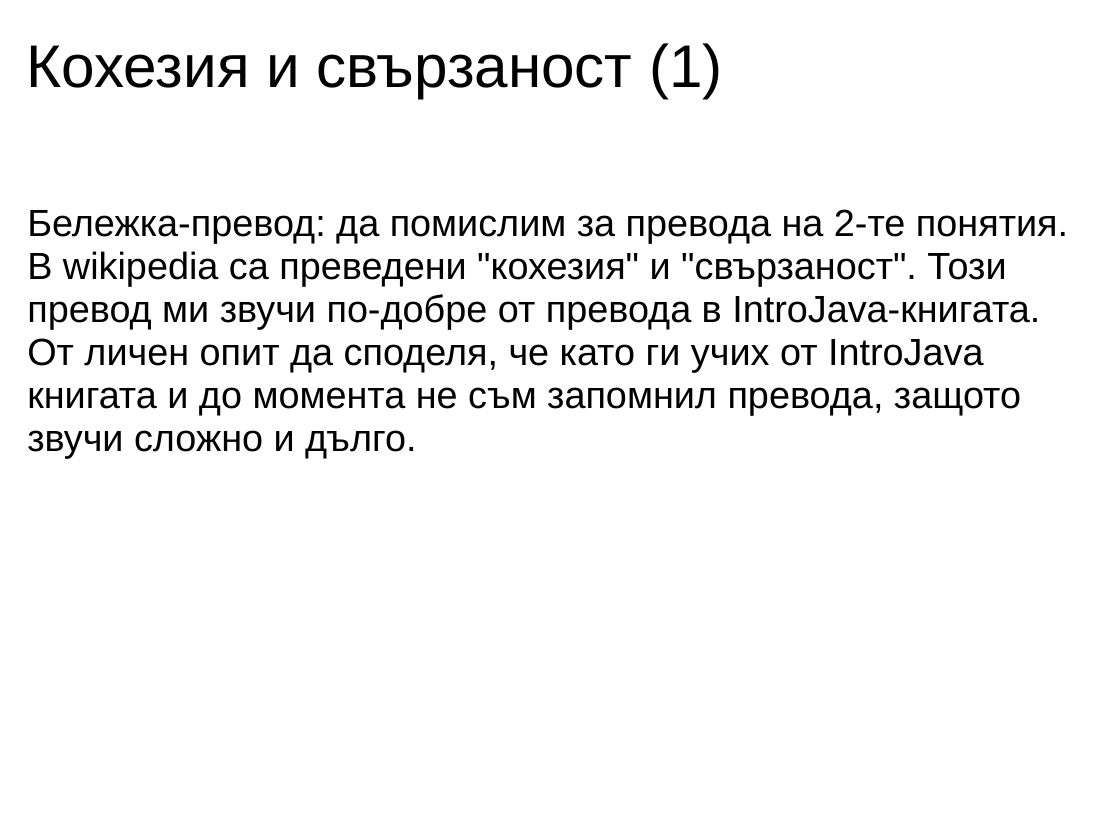
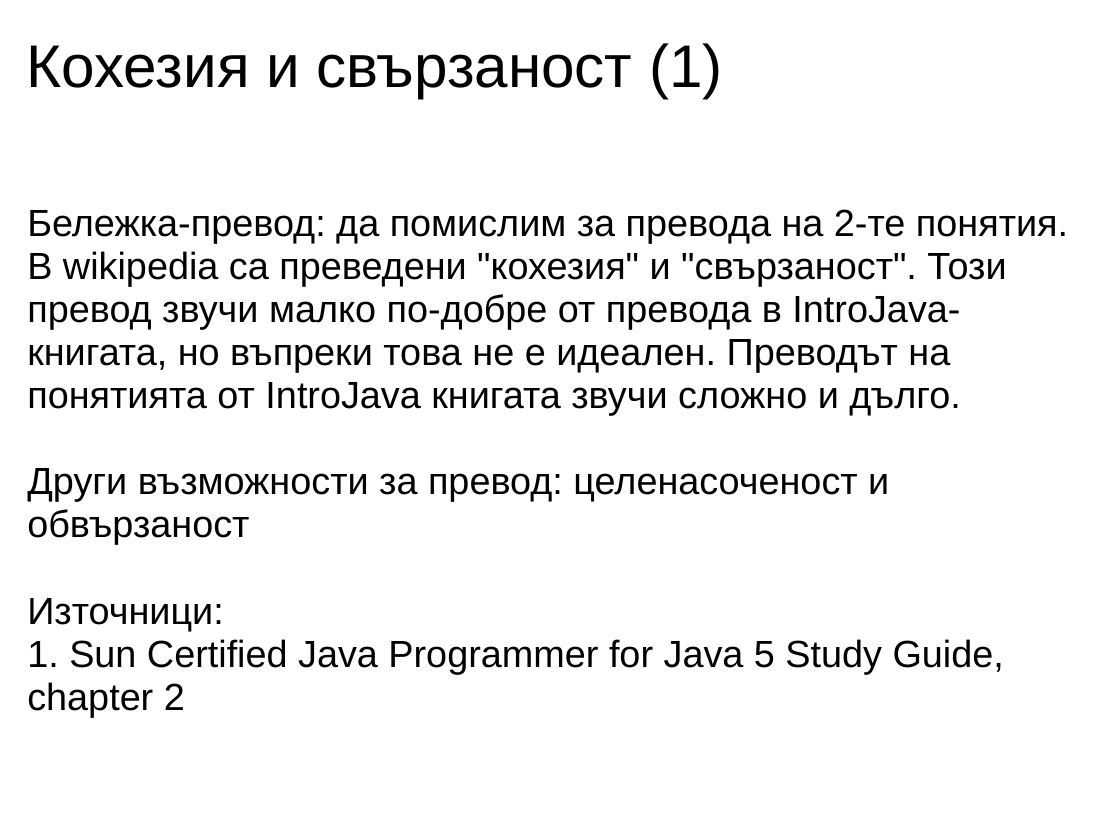
Before and after one commit to uamartins/design-patterns-book, a slide deck: slide 5 of resources/Chapter-03-Principles-of-OOD/Chapter-03-Principles-of-Object-Oriented-Design.ppt. Drawn at 1120x840 pixels with LibreOffice and Linux fonts; fonts in the diff are those of the drawing. Boxes give left, top, right and bottom in pixels: in the first picture for what was removed or moved away, otherwise in the second. Text is boxed around its words. In the diff, an @@ line names an element or a change of style, - is before the commit and + after.

Commit message:
- last revision done, chapter is ready for writing;

```diff
--- a/resources/Chapter-03-Principles-of-OOD/Chapter-03-Principles-of-Object-Oriented-Design.ppt
+++ b/resources/Chapter-03-Principles-of-OOD/Chapter-03-Principles-of-Object-Oriented-Design.ppt
@@ text at (27,209,1068,717): text changed @@
-Бележка-превод: да помислим за превода на 2-те понятия. В wikipedia са преведени "кохезия" и "свързаност". Този превод ми звучи по-добре от превода в IntroJava-книгата. От личен опит да споделя, че като ги учих от IntroJava книгата и до момента не съм запомнил превода, защото звучи сложно и дълго.
+Бележка-превод: да помислим за превода на 2-те понятия. В wikipedia са преведени "кохезия" и "свързаност". Този превод звучи малко по-добре от превода в IntroJava-книгата, но въпреки това не е идеален. Преводът на понятията от IntroJava книгата звучи сложно и дълго.
+Други възможности за превод: целенасоченост и обвързаност
+Източници:
+1. Sun Certified Java Programmer for Java 5 Study Guide, chapter 2
```
Also in this commit, not shown: 1 other slide changed, 1 slide removed, 1 other file.
